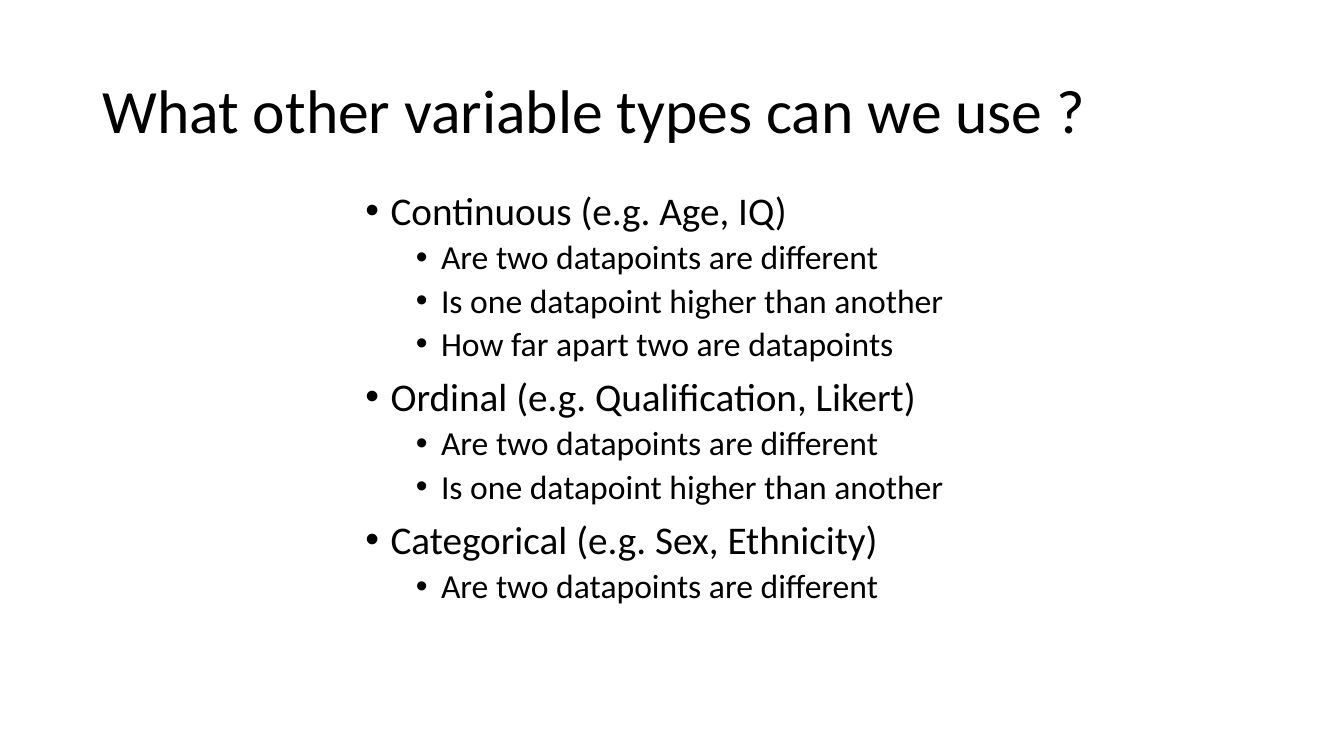
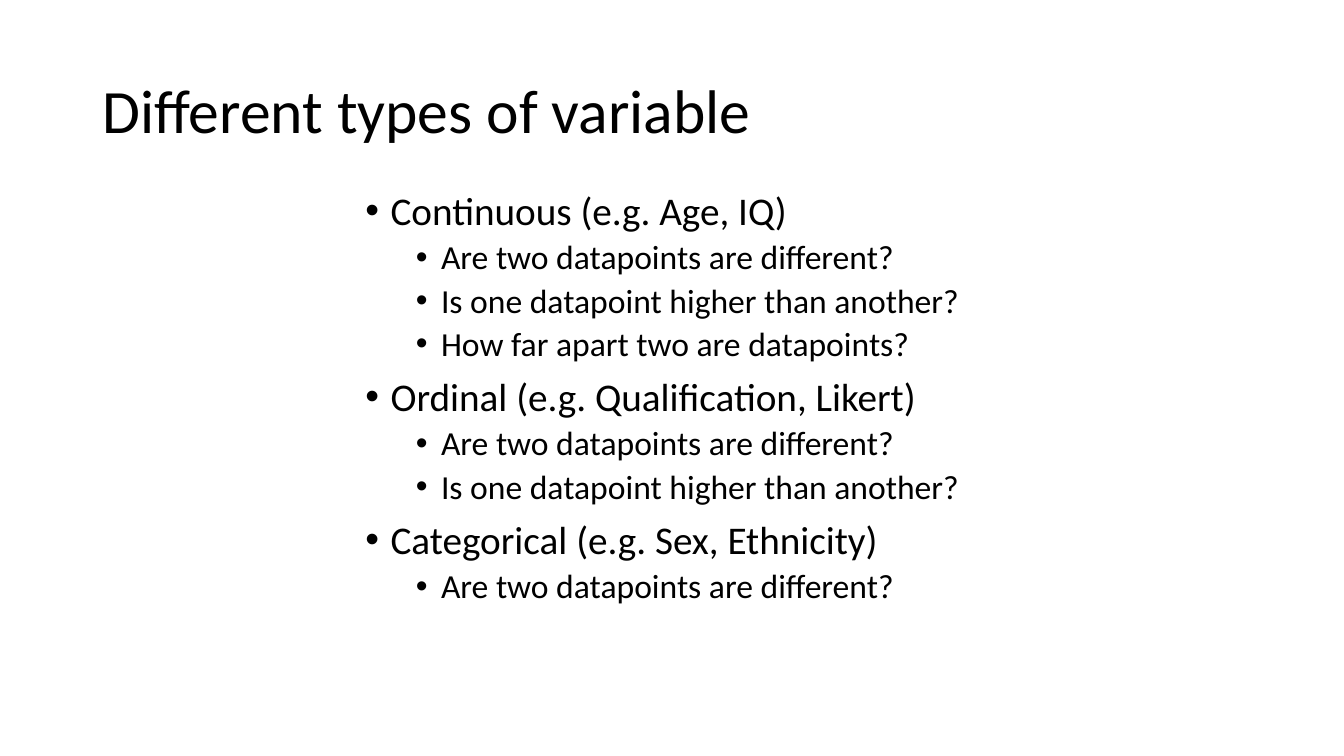
Before and after one commit to haututu/regressionLectures, a slide deck: slide 10 of regression_l1.pptx (slide 6 before the commit). Drawn at 1344x756 pixels with LibreOffice and Linux fonts; fonts in the diff are those of the drawing. Boxes give left, top, right and bottom in pixels: in the first picture for what was removed or moved away, otherwise in the second. Text is boxed around its words. In the diff, an @@ line names an element or a change of style, - is before the commit and + after.

```diff
--- a/regression_l1.pptx
+++ b/regression_l1.pptx
@@ title at bbox=[102, 90, 751, 143]: text changed @@
-What other variable types can we use ?
+Different types of variable
@@ text at bbox=[441, 245, 958, 362]: text changed @@
-  • Are two datapoints are different
-  • Is one datapoint higher than another
-  • How far apart two are datapoints
+  • Are two datapoints are different?
+  • Is one datapoint higher than another?
+  • How far apart two are datapoints?
@@ text at bbox=[441, 431, 958, 505]: text changed @@
-  • Are two datapoints are different
-  • Is one datapoint higher than another
+  • Are two datapoints are different?
+  • Is one datapoint higher than another?
@@ text at bbox=[441, 574, 894, 604]: text changed @@
-  • Are two datapoints are different
+  • Are two datapoints are different?
```
Also in this commit, not shown: 5 other slides changed, 20 slides added, 1 slide removed, 14 other files.
